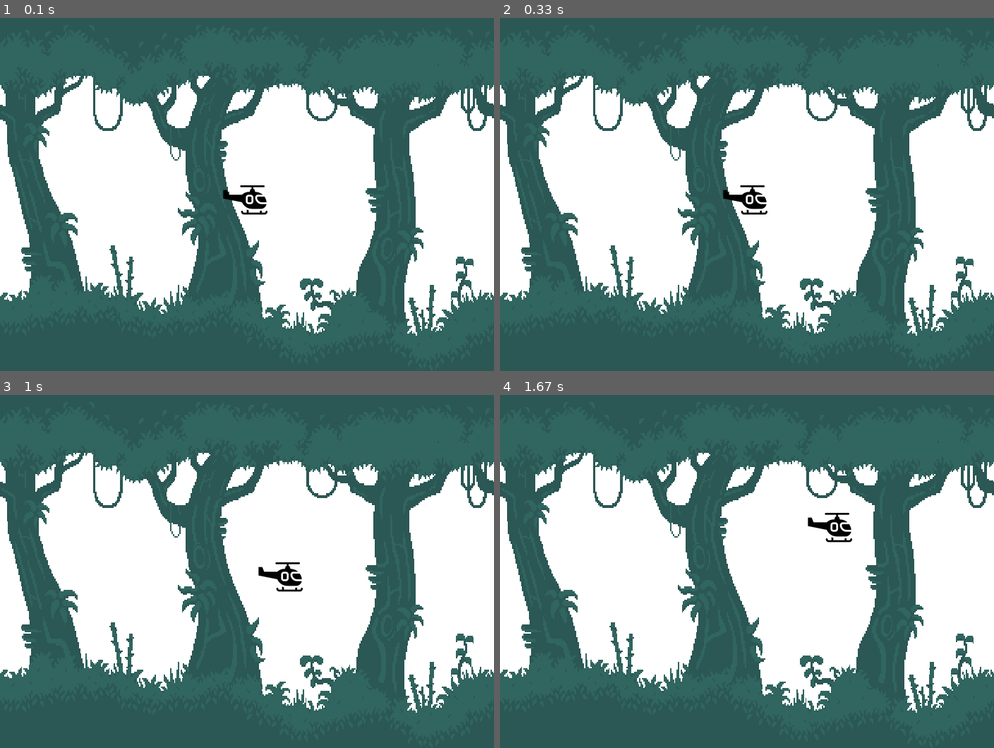
Above: before the commit, frames 1-4 (two rows, left to right).
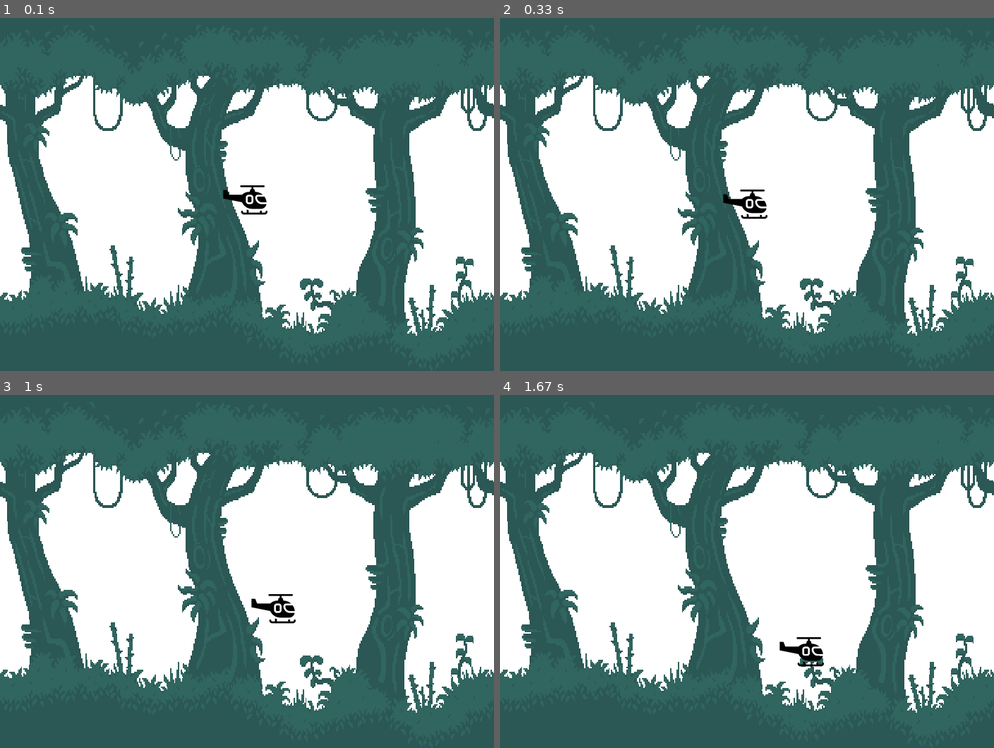
Above: after the commit, the same moments.

Repository: IgorK90/PyGame
Game: pygame game, started from main.py
The game is run twice, just before and just after one commit, with the same random seed, the same clock (stepped at 60 frames per second) and the same inputs.
Inputs:
- Up to frame 1 (0.1 s): no input
- Up to frame 2 (0.33 s): no input
- Up to frame 3 (1 s): hold Right 0.33-0.8 s; hold Up from 0.83 s (still down)
- Up to frame 4 (1.67 s): release Up at 1.13 s; hold Right 1.17-1.63 s

Frame 1 is identical in both runs. In frame 2, 0.4% of the frame differs, in the area x 45-55%, y 47-57%; in frame 3, 0.7%, in the area x 50-62%, y 47-65%; in frame 4, 0.7%.

Commit message:
lesson 3

Diff:
--- a/main.py
+++ b/main.py
@@ -11,8 +11,11 @@
     clock= pygame.time.Clock()
 
 
-    heli = pygame.image.load("heli_right.png")
-    heli = pygame.transform.scale(heli,(64,64))
+    heli_right = pygame.image.load("heli_right.png")
+    heli_right = pygame.transform.scale(heli_right,(64,64))
+
+    heli_left = pygame.image.load("heli_left.png")
+    heli_left = pygame.transform.scale(heli_left,(64,64))
 
     background = pygame.image.load("plx-5.png")
     background = pygame.transform.scale(background,(700,500))
@@ -22,11 +25,17 @@
 
     dx = 0
     dy = 0
+    flying_up = False
+    heading_right = True
 
     game_over = False
     while not game_over:
         x = x+dx
         y = y+dy
+        if flying_up:
+            dy = dy-1
+        else:
+            dy = dy+1
         for event in pygame.event.get():
             if event.type == pygame.QUIT:
                 game_over = True
@@ -35,29 +44,34 @@
 
             if event.type == pygame.KEYDOWN:
                 if event.key == pygame.K_LEFT:
-                    if dx >0 :
+                    dx = -10
+                    heading_right = False
+                if event.key == pygame.K_RIGHT:
+                    dx = 10
+                    heading_right = True
+                if event.key == pygame.K_UP:
+                    flying_up = True
+                if event.key == pygame.K_DOWN:
+                    dy = 10
+            if event.type == pygame.KEYUP:
+                if event.key == pygame.K_LEFT:
+                    if dx<0:
                         dx = 0
-                    else:
-                        dx = -10
                 if event.key == pygame.K_RIGHT:
-                    if dx < 0:
+                    if dx>0:
                         dx = 0
-                    else:
-                        dx = 10
                 if event.key == pygame.K_UP:
+                    flying_up = False
+                if event.key == pygame.K_DOWN:
                     if dy>0:
                         dy = 0
-                    else:
-                        dy = -10
-                if event.key == pygame.K_DOWN:
-                    if dy<0:
-                        dy = 0
-                    else:
-                        dy = 10
 
         screen.fill((255,255,255))
         screen.blit(background,(0,0))
-        screen.blit(heli,(x,y))
+        if heading_right:
+            screen.blit(heli_right,(x,y))
+        else:
+            screen.blit(heli_left, (x, y))
         pygame.display.flip()
         clock.tick(10)
 
